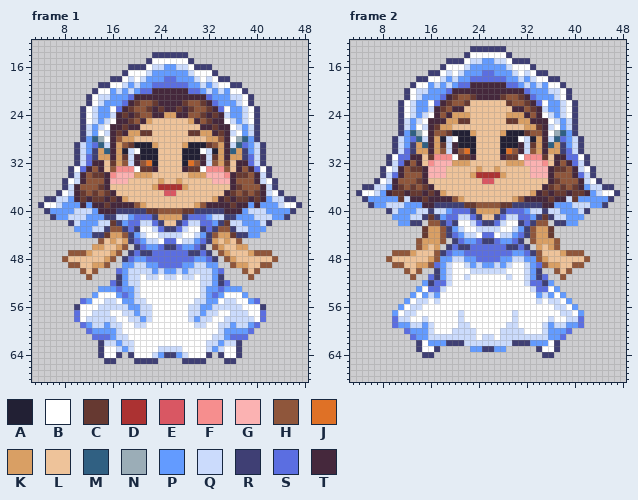
Two states of a animated GIF sprite, images/Bride.gif. Above, as it was before the edit.
The file is 80x80 pixels, 4 frames. Colours within 5 levels of each other are drawn and written as one. Shown: frame 1: x 3..48, y 12..68; frame 2: x 3..48, y 12..68. The old version is drawn lined up with the new one, on the new canvas. The commit also changed other frames, which this record leaves out.
Palette (. is transparent): A #222034  B #ffffff  C #663931  D #ac3232  E #d95763  F #f68e8e  G #fbb2b2  H #8f563b  J #df7126  K #d99f64  L #eec39a  M #306082  N #9badb7  P #639bff  Q #cbdbfc  R #3f3f74  S #5b6ee1  T #45283c
The result:
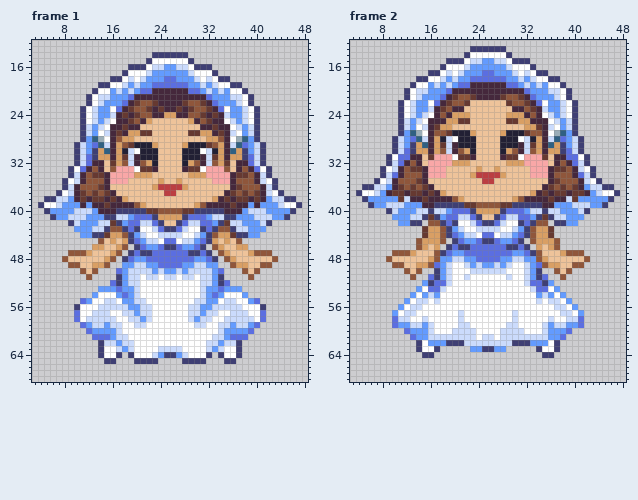
Change:
canvas 80x80 -> 52x80, the old top-left corner now at -14,0 (the part of the old canvas that was cut away was empty and is not shown)
colour D: #ac3232 -> #bb3e42
colour G: #fbb2b2 -> #f9a7a7
Changed rows in their new state; - is a pixel that keeps its letter.
Frame 1:
first column x 16:
32 ------K------K------
33 -GGG------------GGG-
34 G------------------G
37 ---------DD---------
Frame 2:
first column x 16:
30 ------K------K------
31 -GGG------------GGG-
32 G------------------G
35 ---------DD---------
